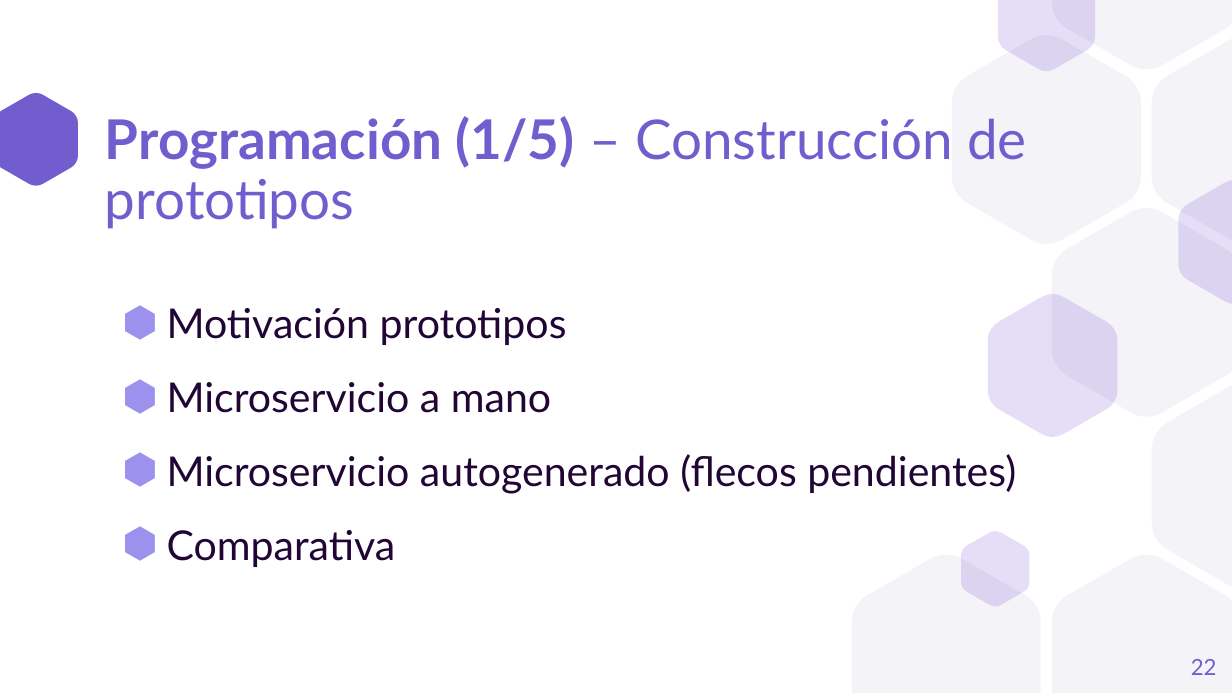
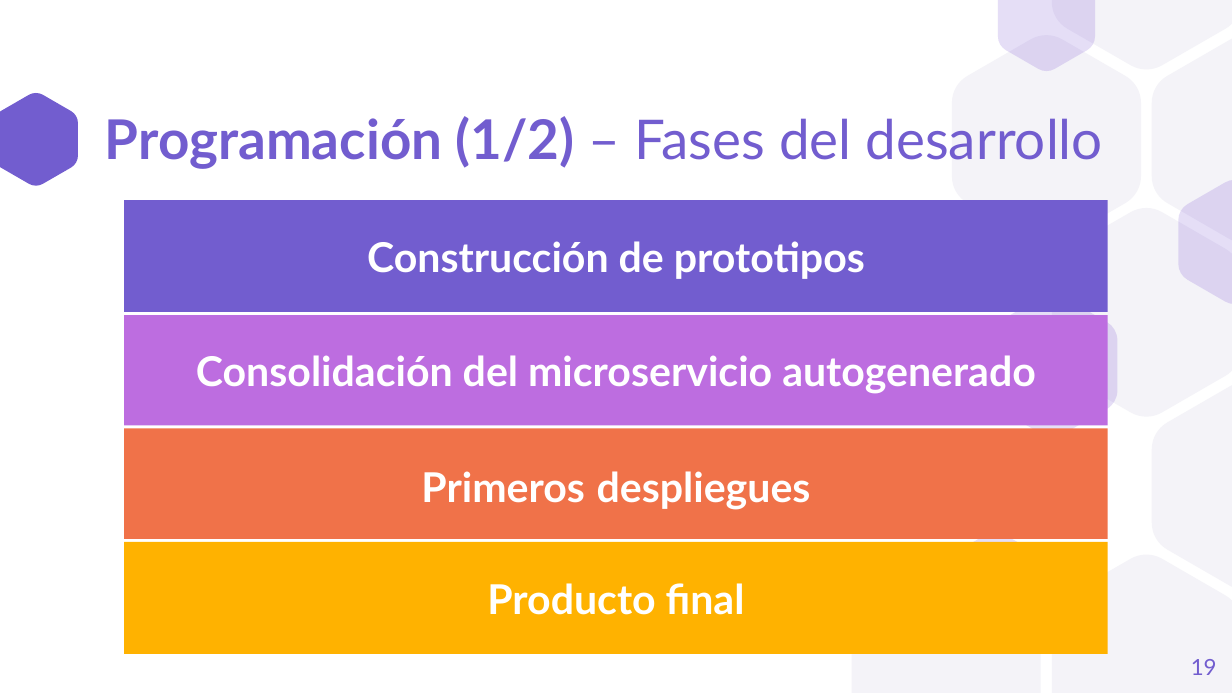
Before and after one commit to a1ex9788/TFG, a slide deck: slide 19 of TFG_AlejandroCarrion.pptx (slide 22 before the commit). Drawn at 1232x693 pixels with LibreOffice and Linux fonts; fonts in the diff are those of the drawing. Boxes give left, top, right and bottom in pixels: in the first picture for what was removed or moved away, otherwise in the second. Text is boxed around its words. In the diff, an @@ line names an element or a change of style, - is before the commit and + after.

```diff
--- a/TFG_AlejandroCarrion.pptx
+++ b/TFG_AlejandroCarrion.pptx
@@ title at bbox=[105, 116, 1103, 169]: text changed @@
-Programación (1/5) – Construcción de prototipos
+Programación (1/2) – Fases del desarrollo
@@ text removed at bbox=[167, 308, 1016, 567] @@
-⬢ Motivación prototipos
-⬢ Microservicio a mano
-⬢ Microservicio autogenerado (flecos pendientes)
-⬢ Comparativa
@@ group added at bbox=[124, 200, 1108, 654]: 4 rectangles @@
+Consolidación del microservicio autogenerado
+Construcción de prototipos
+Producto final
+Primeros despliegues
@@ page number at bbox=[1191, 659, 1217, 675]: text changed @@
-22
+19
```
Also in this commit, not shown: 10 other slides changed, 7 slides removed.
